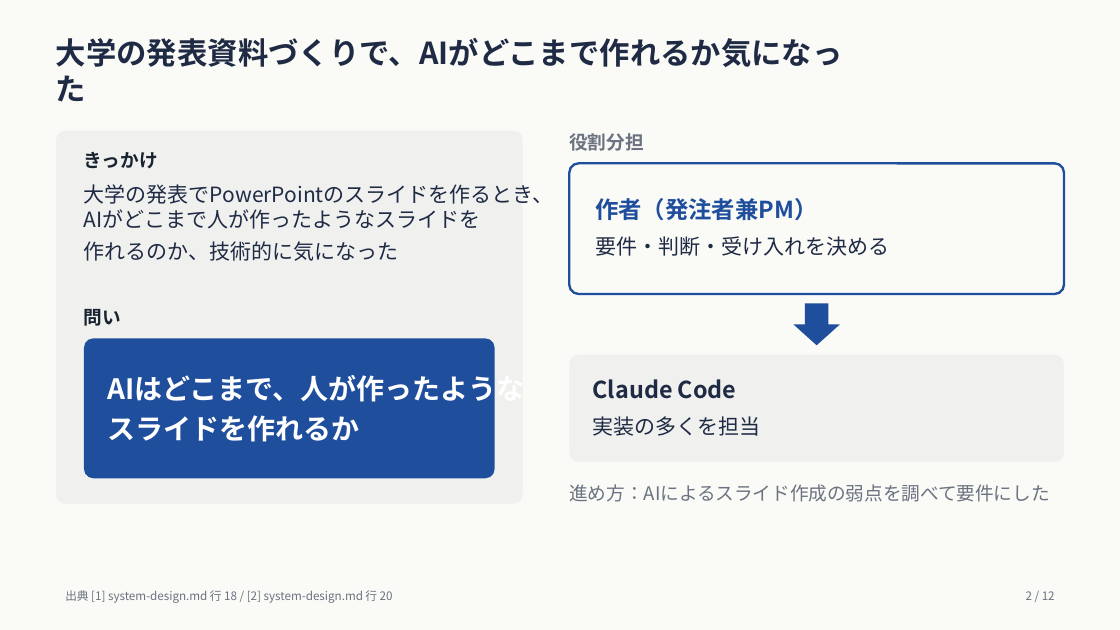
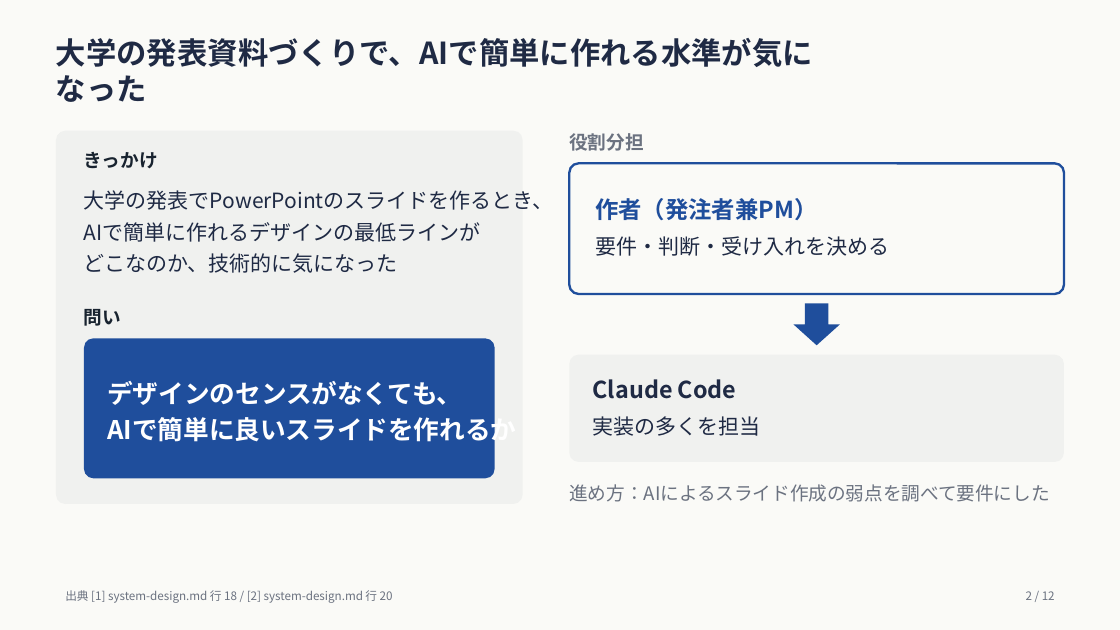
Before and after one commit to runba7776/DesignerExtention, a slide deck: slide 2 of portfolio/Designer-Extension-sample.pptx. Drawn at 1120x630 pixels with LibreOffice and Linux fonts; fonts in the diff are those of the drawing. Boxes give left, top, right and bottom in pixels: in the first picture for what was removed or moved away, otherwise in the second. Text is boxed around its words. In the diff, an @@ line names an element or a change of style, - is before the commit and + after.

```diff
--- a/portfolio/Designer-Extension-sample.pptx
+++ b/portfolio/Designer-Extension-sample.pptx
@@ title at [56, 38, 813, 67]: text changed @@
-大学の発表資料づくりで、AIがどこまで作れるか気になった
+大学の発表資料づくりで、AIで簡単に作れる水準が気になった
@@ text at [84, 190, 553, 273]: text changed @@
-大学の発表でPowerPointのスライドを作るとき、
-AIがどこまで人が作ったようなスライドを
-作れるのか、技術的に気になった
+大学の発表でPowerPointのスライドを作るとき、
+AIで簡単に作れるデザインの最低ラインが
+どこなのか、技術的に気になった
@@ text in rounded rectangle at [107, 381, 516, 445]: text changed; size 24 to 22 pt @@
-AIはどこまで、人が作ったような
-スライドを作れるか
+デザインのセンスがなくても、
+AIで簡単に良いスライドを作れるか
```
Also in this commit, not shown: 1 other slide changed, 5 other files.
